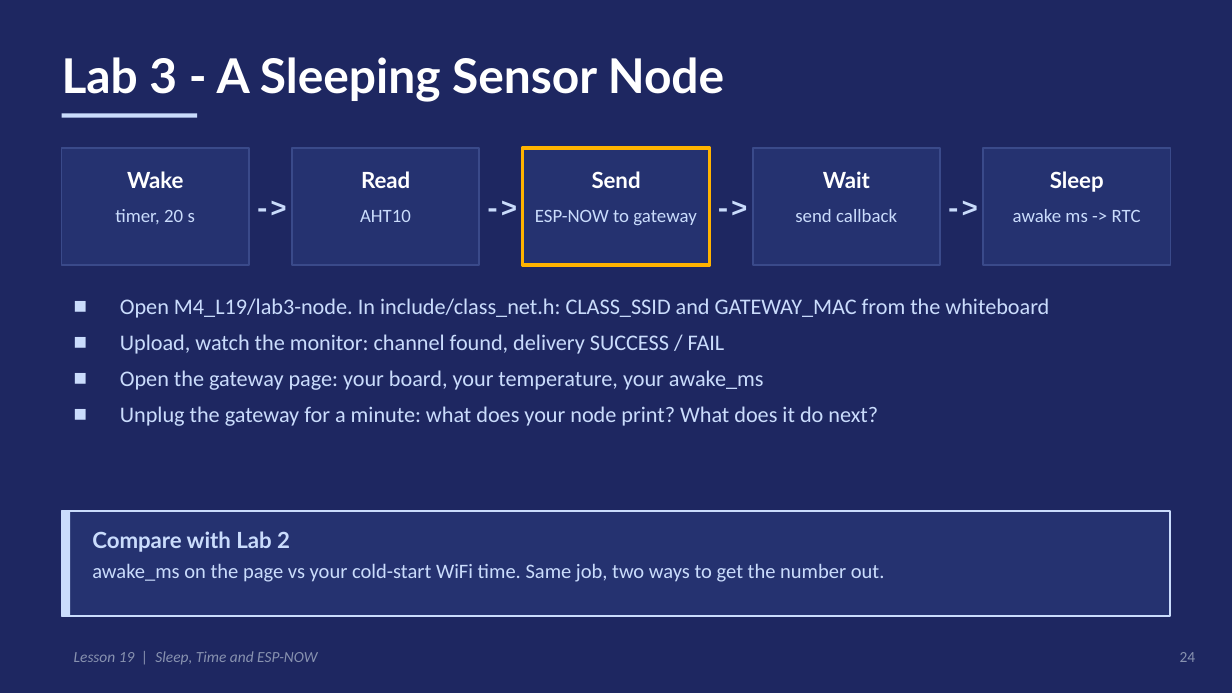
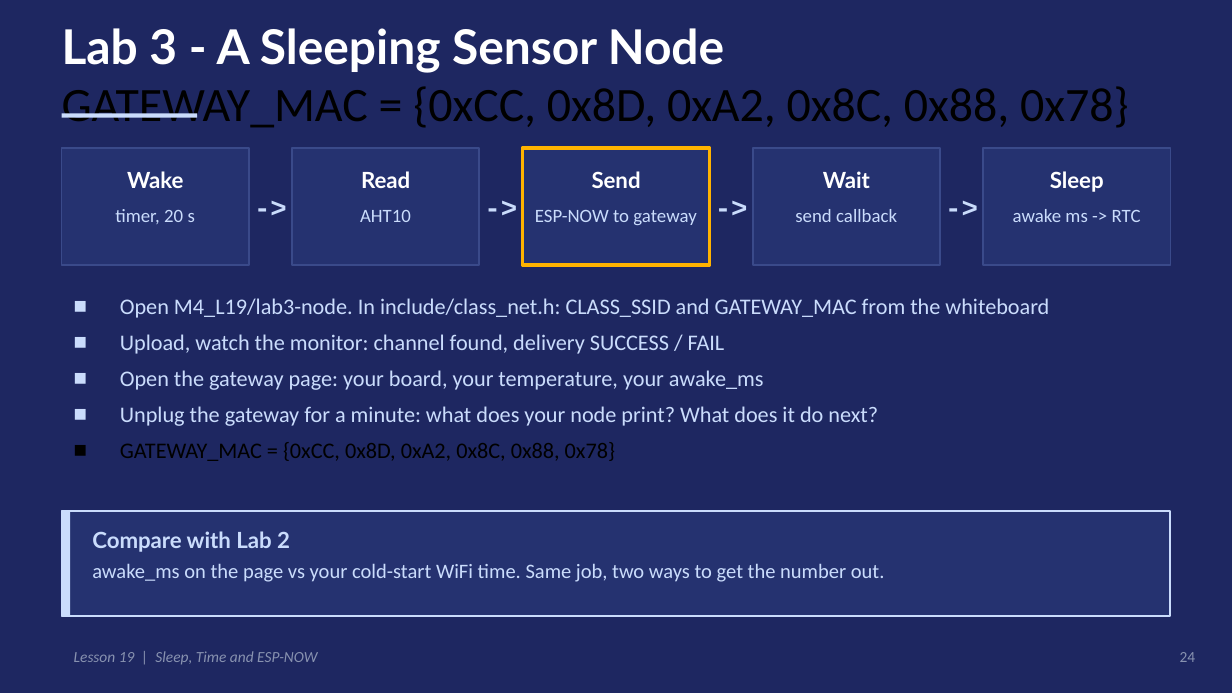
Before and after one commit to Anaga/embedded_cpp_2026_autumn, a slide deck: slide 24 of M4_L19/slides/lesson19.pptx. Drawn at 1232x693 pixels with LibreOffice and Linux fonts; fonts in the diff are those of the drawing. Boxes give left, top, right and bottom in pixels: in the first picture for what was removed or moved away, otherwise in the second. Text is boxed around its words. In the diff, an @@ line names an element or a change of style, - is before the commit and + after.

```diff
--- a/M4_L19/slides/lesson19.pptx
+++ b/M4_L19/slides/lesson19.pptx
@@ text at (62,86,1128,128): paragraph added @@
+GATEWAY_MAC = {0xCC, 0x8D, 0xA2, 0x8C, 0x88, 0x78}
@@ text at (120,442,615,461): paragraph added @@
+■ GATEWAY_MAC = {0xCC, 0x8D, 0xA2, 0x8C, 0x88, 0x78}
```
Also in this commit, not shown: 4 other slides changed, 2 other files.
